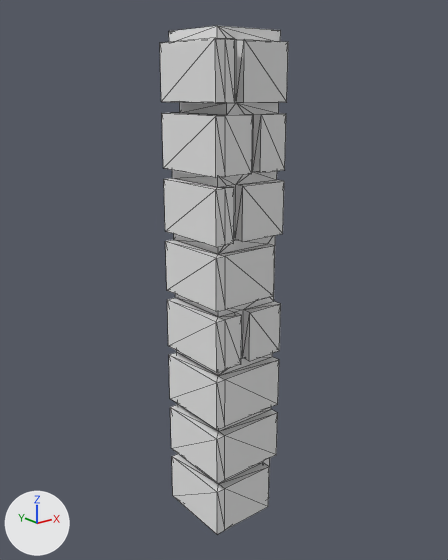
A saved change to the OBJ model assets/japaneseTown/stoneWallCorner-0.obj.
One viewpoint serves both versions: a 50 mm camera at (-1.62, -2.54, 1.94) aimed at (2.03, 2.02, 0.11). Arrows for +X, +Y and +Z are at lower left; the lights stay in place. Mesh edges are drawn as thin lines. Where no turn or scale is listed for an object, it has been applied to the vertices. Vertices at the same position are counted once.

Objects in the first picture: 'Untitled'.
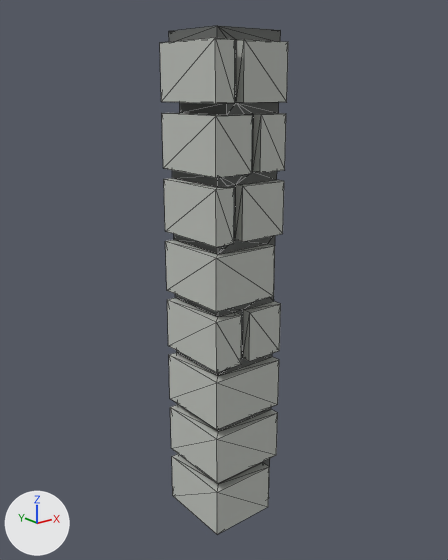
Location of each change, (x1, y1, x2, y2) in pixels of the pictures (448 x 560 px):
'Untitled', surface changed, reshaped: (160, 26, 288, 534) in both
part 1 of me_untitled, cut back: (169, 38, 279, 534) in both
part 2 of me_untitled, surface changed: (160, 38, 219, 534) in both

The change in detail:
Picture 'stoneWallCorner-0.png' (img_stonewallcorner_0_png) is new.
In material 'palette' (mat_palette), base_color is no longer (0.8, 0.8, 0.8), white #e7e7e7.
In material 'palette' (mat_palette), texture is now set to img_stonewallcorner_0_png.
me_untitled is used by ob_untitled; location (0.0, 0.0, 0.0).
me_untitled had 181 vertices, 358 faces and spanned x 1.6..2.4, y 1.6..2.4, z -2.4..2.4.
me_untitled now has 162 vertices, 320 faces and spans x 1.6..2.4, y 1.6..2.4, z -2.4..2.4.
Part 1, on me_untitled:
19 vertices are removed from x 1.7, y 1.6..2.4, z -2.4..2.3.
81 faces are deleted.
43 new faces join them.
me_untitled part 2: 53 kept faces spanning x 1.6..1.7, y 1.6..2.4, z -2.4..2.3 get new texture (UV) coordinates.
